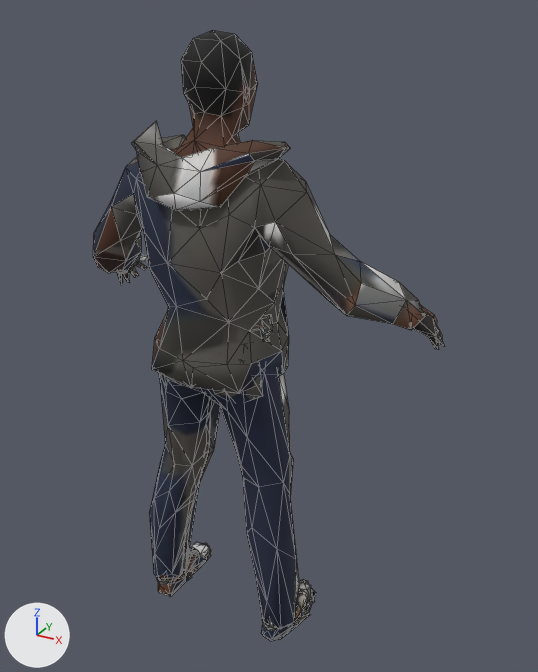
The glTF model public/models/humans/npc_man_hoodie_lod1.glb as it was, and as the next commit left it.
Camera for both pictures: a camera (50 mm lens) standing at (0.963, -1.459, 1.663) and looking at (0.071, 0.163, 0.852). The axes (+X, +Y, +Z) are drawn at lower left. The lights are the same throughout. The picture after the commit comes second. Mesh edges are drawn as thin lines. Vertices at exactly the same position are counted once.

Names of what the first picture shows: 'npc_man_hoodie_lod1'.
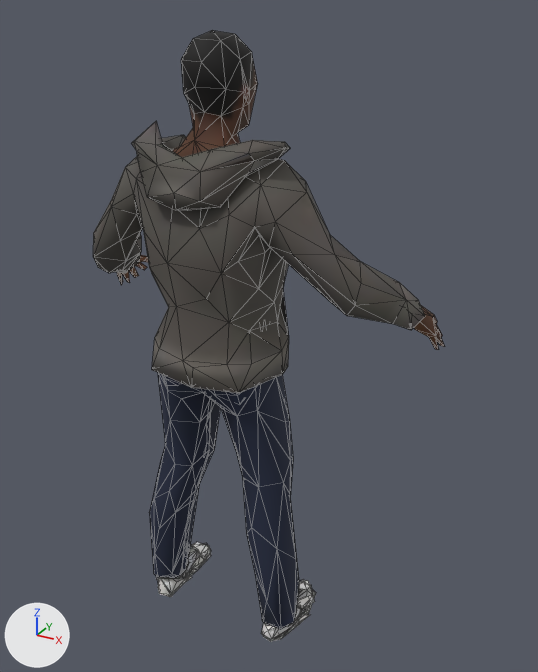
What differs and where, as boxes [x1, y1, x2, y2] in the pictures (538 x 672 px; the box of a moved part takes in the faces that stretch with it):
part 1 of me_npc_man_hoodie_001, moved or reshaped: before [158, 251, 442, 639]; after [158, 259, 442, 639]
part 2 of me_npc_man_hoodie_001, moved or reshaped: before [157, 546, 198, 595]; after [157, 544, 197, 595]
part 3 of me_npc_man_hoodie_001, moved or reshaped: [182, 140, 252, 172] in both
part 4 of me_npc_man_hoodie_001, surface changed: [93, 121, 445, 642] in both

The change, as a list of edits to the scene's bpy script:
```text
Change me_npc_man_hoodie_001:
    used by ob_npc_man_hoodie_lod1; location = (0.0, 0.0, 0.0)
    remove me_npc_man_hoodie_001.from_pydata(...)  # 1589 vertices, 2000 faces; spans x -0.52..0.52, y -0.14..0.34, z -0.01..1.62
    add me_npc_man_hoodie_001.from_pydata(...)  # 1592 vertices, 2000 faces; spans x -0.52..0.52, y -0.14..0.34, z -0.01..1.62
    me_npc_man_hoodie_001 part 1: 38 vertices moved from x -0.18..0.24, y -0.1..0.13, z 0.02..0.98 to x -0.18..0.23, y -0.09..0.13, z 0.05..0.98; 145 vertices removed from x -0.19..0.5, y -0.1..0.32, z 0.02..1.22; 164 vertices added at x -0.19..0.5, y -0.09..0.31, z 0.03..1.13
    me_npc_man_hoodie_001 part 2: 19 vertices moved from x -0.24..-0.15, y -0.06..0.12, z 0.02..0.14 to x -0.23..-0.16, y -0.05..0.08, z 0.05..0.13; 51 vertices removed from x -0.23..-0.15, y -0.06..0.13, z 0.02..0.13; 59 vertices added at x -0.24..-0.16, y -0.05..0.14, z 0.03..0.13
    me_npc_man_hoodie_001 part 3: 2 vertices removed from x 0.07, y -0.09..-0.08, z 1.37..1.39; 1 vertex added at x 0.07, y -0.08, z 1.39
    me_npc_man_hoodie_001 part 4: 1281 kept faces spanning x -0.52..0.52, y -0.14..0.34, z -0.01..1.52 get new texture (UV) coordinates
    other edits to the shape of me_npc_man_hoodie_001 do not show in these pictures
```
